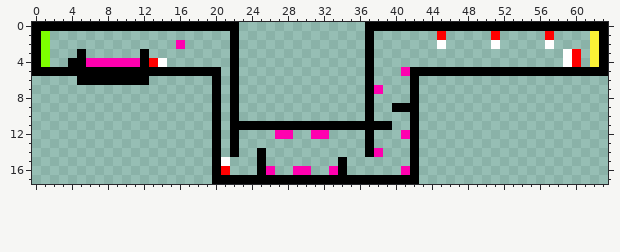
A pixel-art file gets an edit: Resources/Level_1.aseprite. The picture above is the old version.
64x18 pixels, 1 frame.
Now the later version:
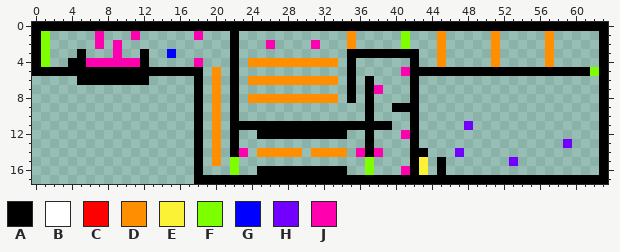
Palette (. is transparent): A #000000  B #ffffff  C #ff0000  D #ff8e00  E #fbf236  F #7dff00  G #0000ff  H #7100ff  J #ff00af
What changed:
@@ x 0..63 @@
- 0 AAAAAAAAAAAAAAAAAAAAAAA..............AAAAAAAAAAAAAAAAAAAAAAAAAAA
- 1 AF....................A..............A.......C.....C.....C....EA
- 2 AF..............J.....A..............A.......B.....B.....B....EA
- 3 AF...A......A.........A..............A.....................BC.EA
- 4 AF..AAJJJJJJACB.......A..............A.....................BC.EA
- 5 AAAAAAAAAAAAAAAAAAAAA.A..............A...JAAAAAAAAAAAAAAAAAAAAAA
- 6 .....AAAAAAAA.......A.A..............A....A.....................
- 7 ....................A.A..............AJ...A.....................
- 8 ....................A.A..............A....A.....................
- 9 ....................A.A..............A..AAA.....................
-10 ....................A.A..............A....A.....................
-11 ....................A.AAAAAAAAAAAAAAAAAA..A.....................
-12 ....................A.A....JJ..JJ....A...JA.....................
-13 ....................A.A..............A....A.....................
-14 ....................A.A..A...........AJ...A.....................
-15 ....................AB...A........A.......A.....................
-16 ....................AC...AJ..JJ..JA......JA.....................
-17 ....................AAAAAAAAAAAAAAAAAAAAAAA.....................
+ 0 AAAAAAAAAAAAAAAAAAAAAAAAAAAAAAAAAAAAAAAAAAAAAAAAAAAAAAAAAAAAAAAA
+ 1 AF.....J...J......J...A............D.....F...D.....D.....D.....A
+ 2 AF.....J.J............A...J....J...D.....F...D.....D.....D.....A
+ 3 AF...A...J..A..G......A............AAAAAAAA..D.....D.....D.....A
+ 4 AF..AAJJJJJJA.....J...A.DDDDDDDDDD.A......A..D.....D.....D.....A
+ 5 AAAAAAAAAAAAAAAAAAA.D.A............A.....JAAAAAAAAAAAAAAAAAAAAFA
+ 6 .....AAAAAAAA.....A.D.A.DDDDDDDDDD.A.A....A....................A
+ 7 ..................A.D.A............A.AJ...A....................A
+ 8 ..................A.D.A.DDDDDDDDDD.A.A....A....................A
+ 9 ..................A.D.A..............A..AAA....................A
+10 ..................A.D.A..............A....A....................A
+11 ..................A.D.AAAAAAAAAAAAAAAAAA..A.....H..............A
+12 ..................A.D.A..AAAAAAAAAA..A...JA....................A
+13 ..................A.D.A..............A....A................H...A
+14 ..................A.D.AJ.DDDDD.DDDD.JAJ...AA...H...............A
+15 ..................A.D.F..............F....AE.A.......H.........A
+16 ..................A...F..AAAAAAAAAA..F...JAE.A.................A
+17 ..................AAAAAAAAAAAAAAAAAAAAAAAAAAAAAAAAAAAAAAAAAAAAAA
Boxes around the changes in both pictures, in picture pixels (x1, y1, x2, y2):
changed: (95, 22, 608, 184)
